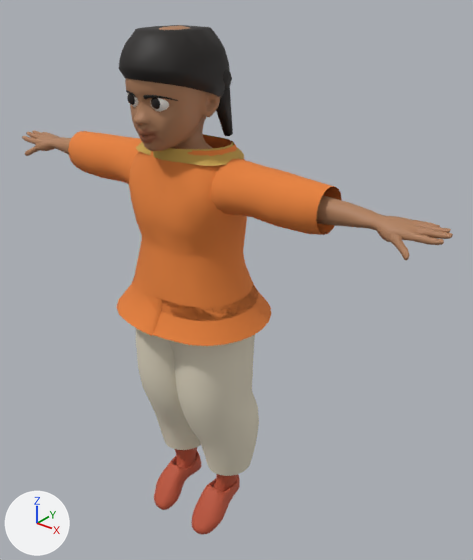
Two versions of the glTF model public/characters/person-child.glb, one commit apart.
Before and after are seen from a camera (50 mm lens) standing at (0.856, -0.945, 1.231) and looking at (0.056, 0.054, 0.612). Lighting does not change. The marker at lower left points along +X, +Y and +Z. The first picture is the older version. Vertices at exactly the same position are counted once.

The older version as bpy lines, for what is in view:
```python
ob_bottom = bpy.data.objects.new('bottom', me_bottom)
ob_bottom.location = (0.0, 0.0, 0.034)
ob_eyes = bpy.data.objects.new('eyes', me_eyes)
ob_eyes.location = (0.0, 0.0, 0.034)
ob_hair = bpy.data.objects.new('hair', me_hair)
ob_hair.location = (0.0, 0.0, 0.034)
ob_pupil = bpy.data.objects.new('pupil', me_pupil)
ob_pupil.location = (0.0, 0.0, 0.034)
ob_shoes = bpy.data.objects.new('shoes', me_shoes)
ob_shoes.location = (0.0, 0.0, 0.034)
ob_skin = bpy.data.objects.new('skin', me_skin)
ob_skin.location = (0.0, 0.0, 0.034)
ob_top = bpy.data.objects.new('top', me_top)
ob_top.location = (0.0, 0.0, 0.034)
ob_trim = bpy.data.objects.new('trim', me_trim)
ob_trim.location = (0.0, 0.0, 0.034)
```
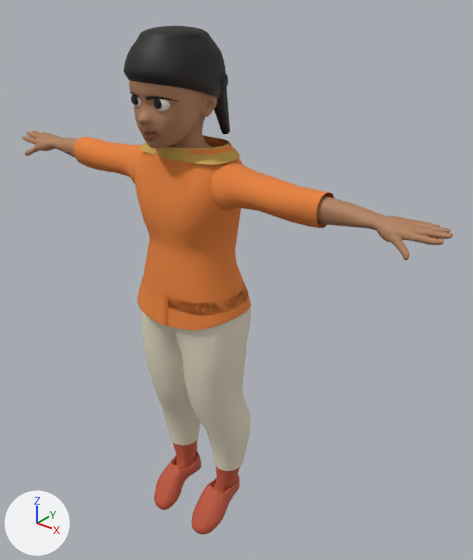
Changed parts and their boxes [x1, y1, x2, y2] in the pictures (473 x 560 px; the box of a moved part takes in the faces that stretch with it):
'top', reshaped (10% shorter): before [68, 131, 342, 346]; after [74, 136, 334, 330]
'bottom', reshaped: before [136, 328, 259, 476]; after [141, 308, 251, 471]
'skin', reshaped: before [22, 26, 453, 260]; after [22, 80, 453, 260]
'hair', reshaped (7% narrower): before [119, 25, 233, 136]; after [124, 26, 230, 134]
'trim', reshaped (7% narrower, 6% shorter): before [136, 134, 244, 166]; after [140, 135, 240, 165]
'pupil', moved, rescaled (6% shorter): before [127, 94, 160, 109]; after [131, 95, 162, 109]
'eyes', reshaped (7% narrower, 10% shorter): before [127, 93, 169, 112]; after [131, 94, 170, 111]
part 1 of me_bottom, rebuilt: before [168, 335, 259, 476]; after [169, 308, 251, 471]
part 2 of me_bottom, rebuilt: before [136, 328, 201, 450]; after [141, 310, 201, 445]
part 3 of me_eyes, rebuilt (13% shorter): before [150, 98, 169, 112]; after [152, 99, 170, 111]
part 4 of me_eyes, rebuilt (8% narrower, 7% shorter): before [127, 93, 138, 107]; after [131, 94, 141, 107]
part 5 of me_hair, rebuilt (8% narrower): before [119, 25, 230, 98]; after [124, 26, 226, 99]
part 6 of me_hair, added (mostly hidden): after [219, 71, 228, 91]
part 7 of me_hair, moved or reshaped: before [216, 68, 233, 136]; after [214, 87, 230, 134]
part 9 of me_skin, moved or reshaped: before [125, 26, 333, 211]; after [65, 80, 333, 219]
part 10 of me_top, rebuilt (18% narrower, 8% shorter): before [129, 135, 271, 346]; after [135, 136, 251, 330]
part 11 of me_top, rebuilt (8% narrower, 13% shorter): before [210, 158, 342, 235]; after [212, 161, 334, 228]
part 12 of me_top, rebuilt: before [68, 131, 142, 184]; after [74, 137, 143, 184]
part 13 of me_top, rebuilt (32% narrower, 19% shorter): before [116, 275, 162, 336]; after [137, 277, 168, 326]

The change, as a list of edits to the scene's bpy script:
```text
Change me_bottom:
    remove me_bottom.from_pydata(...)  # 792 vertices, 1488 faces; spans x -0.144..0.144, y -0.124..0.089, z 0.12..0.585
    add me_bottom.from_pydata(...)  # 792 vertices, 1488 faces; spans x -0.128..0.128, y -0.111..0.076, z 0.119..0.584
    me_bottom part 1: the loose piece of 402 vertices spanning x -0.039..0.144, y -0.124..0.089, z 0.12..0.585 is rebuilt with 396 vertices and now spans x -0.028..0.128, y -0.111..0.076, z 0.119..0.584
    me_bottom part 2: the loose piece of 390 vertices spanning x -0.144..0.039, y -0.124..0.089, z 0.12..0.585 is rebuilt with 396 vertices and now spans x -0.128..0.028, y -0.111..0.076, z 0.119..0.584
Change me_eyes:
    remove me_eyes.from_pydata(...)  # 554 vertices, 1020 faces; spans x -0.0497..0.0497, y -0.14..-0.1071, z 0.9603..1.0012
    add me_eyes.from_pydata(...)  # 554 vertices, 1020 faces; spans x -0.0465..0.0465, y -0.1335..-0.1028, z 0.9596..0.9978
    me_eyes part 3: the loose piece of 144 vertices spanning x 0.0077..0.0497, y -0.14..-0.1071, z 0.9603..1.0012 is rebuilt with 141 vertices and now spans x 0.0072..0.0465, y -0.1335..-0.1028, z 0.9596..0.9978
    me_eyes part 4: the loose piece of 143 vertices spanning x -0.0497..-0.0077, y -0.14..-0.1071, z 0.9603..1.0012 is rebuilt with 143 vertices and now spans x -0.0465..-0.0072, y -0.1335..-0.1028, z 0.9596..0.9978
    other edits to the shape of me_eyes do not show in these pictures
Change me_hair:
    remove me_hair.from_pydata(...)  # 585 vertices, 1112 faces; spans x -0.09..0.09, y -0.161..0.052, z 0.899..1.092
    add me_hair.from_pydata(...)  # 965 vertices, 1872 faces; spans x -0.084..0.084, y -0.152..0.044, z 0.903..1.096
    me_hair part 5: the loose piece of 353 vertices spanning x -0.09..0.09, y -0.161..0.052, z 0.955..1.092 is rebuilt with 641 vertices and now spans x -0.084..0.084, y -0.152..0.044, z 0.954..1.096
    me_hair part 6: a new loose piece of 100 vertices spanning x 0.034..0.082, y -0.034..0.013, z 0.982..1.025, in mat_hair (black #1d1815)
    me_hair part 7: 115 vertices removed from x 0.037..0.088, y -0.033..0.029, z 0.899..1.031; 61 vertices added at x 0.038..0.078, y -0.029..0.027, z 0.903..1.009
    other edits to the shape of me_hair do not show in these pictures
Change me_pupil:
    remove me_pupil.from_pydata(...)  # 200 vertices, 392 faces; spans x -0.0403..0.0403, y -0.1404..-0.1278, z 0.9694..0.9896
    add me_pupil.from_pydata(...)  # 200 vertices, 392 faces; spans x -0.0377..0.0377, y -0.1339..-0.1221, z 0.9682..0.987
    me_pupil part 8: the whole mesh is scaled about its middle by 0.934, then moved by (0.0, 0.0061, -0.0019)
Change me_skin:
    remove me_skin.from_pydata(...)  # 4687 vertices, 9334 faces; spans x -0.534..0.534, y -0.156..0.057, z 0.109..1.096
    add me_skin.from_pydata(...)  # 4687 vertices, 9334 faces; spans x -0.534..0.534, y -0.148..0.057, z 0.109..1.087
    me_skin part 9: 31 vertices moved from x -0.496..0.507, y -0.129..0.006, z 0.819..0.988 to x -0.508..0.509, y -0.129..0.004, z 0.819..0.988; 1552 vertices removed from x -0.525..0.516, y -0.156..0.041, z 0.751..1.096; 1539 vertices added at x -0.524..0.521, y -0.148..0.035, z 0.703..1.087
    other edits to the shape of me_skin do not show in these pictures
Change me_top:
    remove me_top.from_pydata(...)  # 730 vertices, 1267 faces; spans x -0.321..0.321, y -0.166..0.125, z 0.524..0.888
    add me_top.from_pydata(...)  # 822 vertices, 1448 faces; spans x -0.315..0.315, y -0.121..0.083, z 0.524..0.888
    me_top part 10: the loose piece of 420 vertices spanning x -0.144..0.173, y -0.162..0.121, z 0.524..0.888 is rebuilt with 448 vertices and now spans x -0.122..0.128, y -0.117..0.08, z 0.524..0.888
    me_top part 11: the loose piece of 129 vertices spanning x 0.078..0.321, y -0.086..0.031, z 0.767..0.872 is rebuilt with 161 vertices and now spans x 0.053..0.315, y -0.076..0.032, z 0.748..0.868
    me_top part 12: the loose piece of 128 vertices spanning x -0.321..-0.078, y -0.086..0.031, z 0.767..0.872 is rebuilt with 161 vertices and now spans x -0.315..-0.053, y -0.076..0.032, z 0.748..0.868
    me_top part 13: the loose piece of 53 vertices spanning x -0.177..0.014, y -0.166..0.125, z 0.524..0.589 is rebuilt with 52 vertices and now spans x -0.132..0.01, y -0.121..0.083, z 0.524..0.589
Change me_trim:
    remove me_trim.from_pydata(...)  # 112 vertices, 168 faces; spans x -0.118..0.118, y -0.097..0.046, z 0.866..0.89
    add me_trim.from_pydata(...)  # 112 vertices, 168 faces; spans x -0.109..0.109, y -0.089..0.039, z 0.866..0.89
    me_trim part 14: 112 of 112 vertices moved; they spanned x -0.118..0.118, y -0.097..0.046, z 0.866..0.89 and now span x -0.109..0.109, y -0.089..0.039, z 0.866..0.89; mean shift (0.0, 0.0, 0.0)
```
